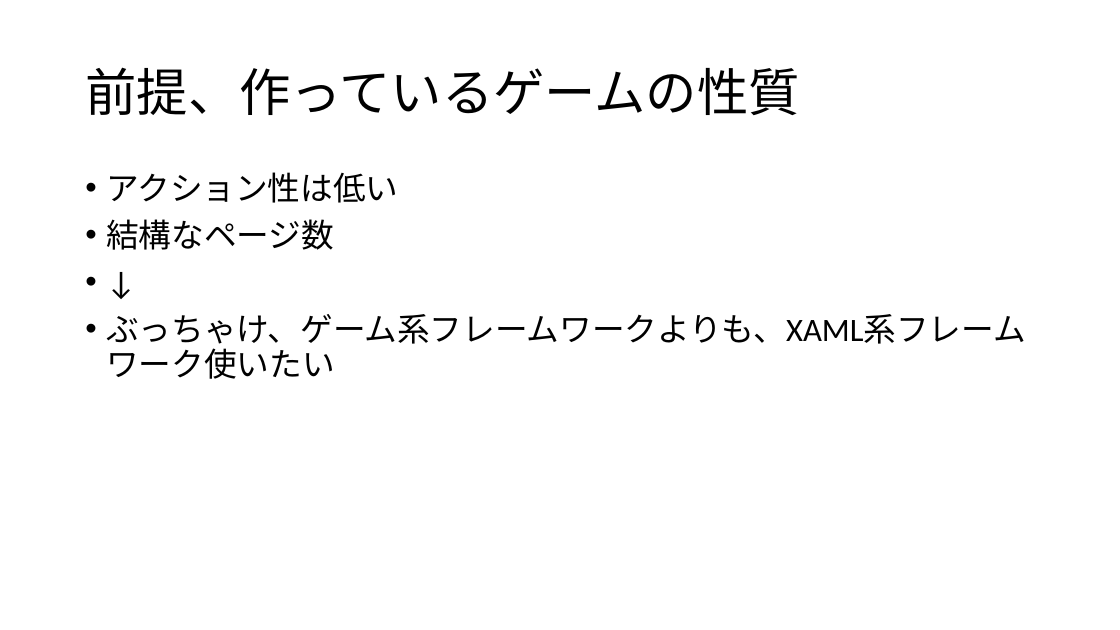
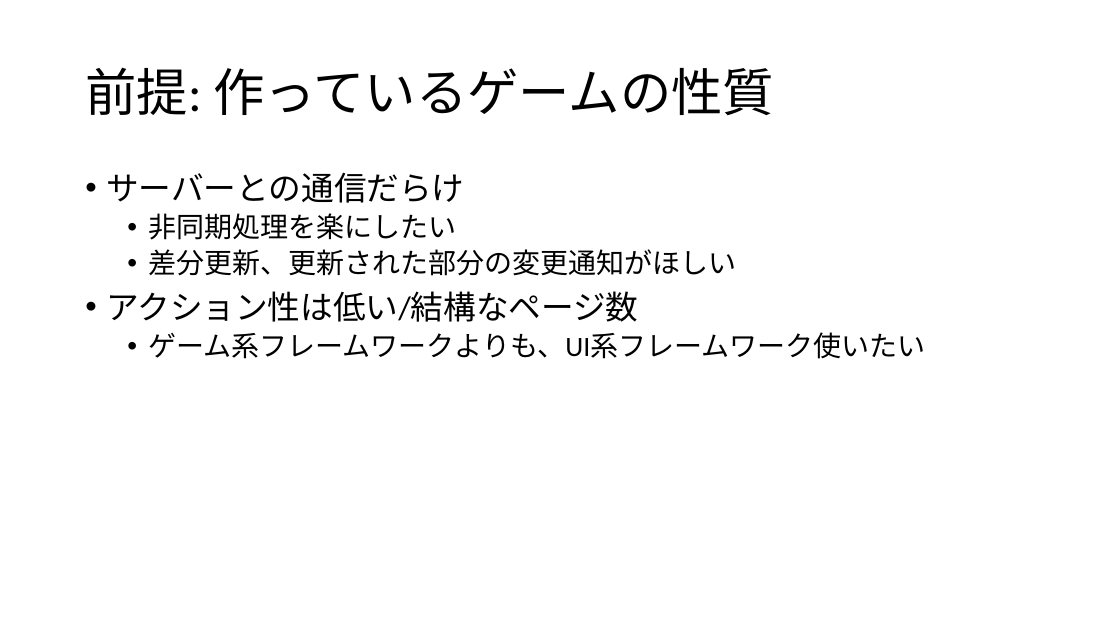
Before and after one commit to ppcuni/UnityCsharp20150321, a slide deck: slide 6 of doc/自社フレームワーク.pptx. Drawn at 1120x630 pixels with LibreOffice and Linux fonts; fonts in the diff are those of the drawing. Boxes give left, top, right and bottom in pixels: in the first picture for what was removed or moved away, otherwise in the second. Text is boxed around its words. In the diff, an @@ line names an element or a change of style, - is before the commit and + after.

```diff
--- a/doc/自社フレームワーク.pptx
+++ b/doc/自社フレームワーク.pptx
@@ title at [85, 67, 775, 115]: text changed @@
-前提、作っているゲームの性質
+前提: 作っているゲームの性質
@@ text at [106, 172, 925, 359]: text changed; size 28 to 24 pt @@
-• アクション性は低い
-• 結構なページ数
-• ↓
-• ぶっちゃけ、ゲーム系フレームワークよりも、XAML系フレームワーク使いたい
+• サーバーとの通信だらけ
+  • 非同期処理を楽にしたい
+  • 差分更新、更新された部分の変更通知がほしい
+• アクション性は低い/結構なページ数
+  • ゲーム系フレームワークよりも、UI系フレームワーク使いたい
```
Also in this commit, not shown: 3 other slides changed, 1 slide added, 4 slides removed.
